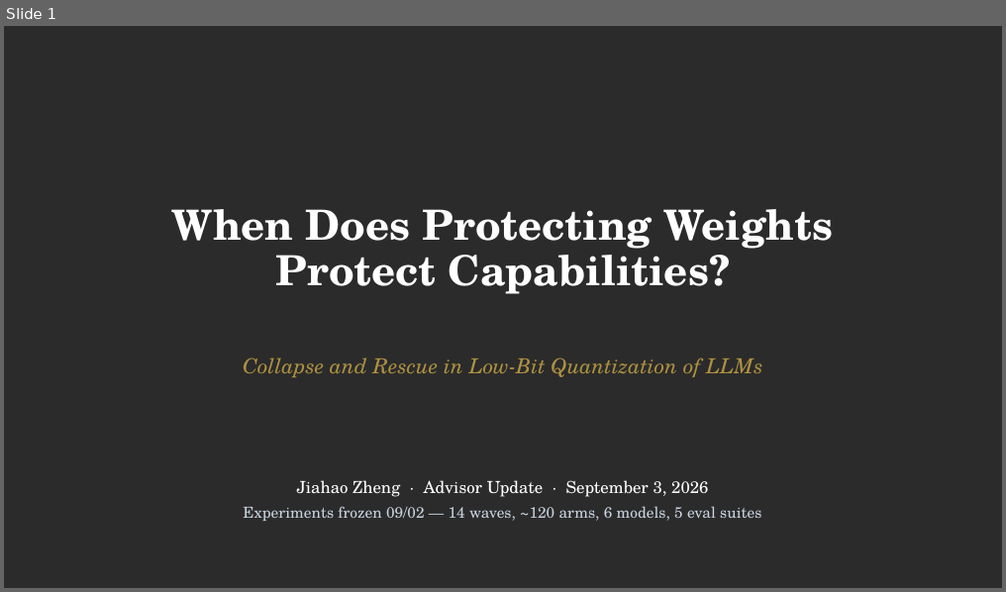
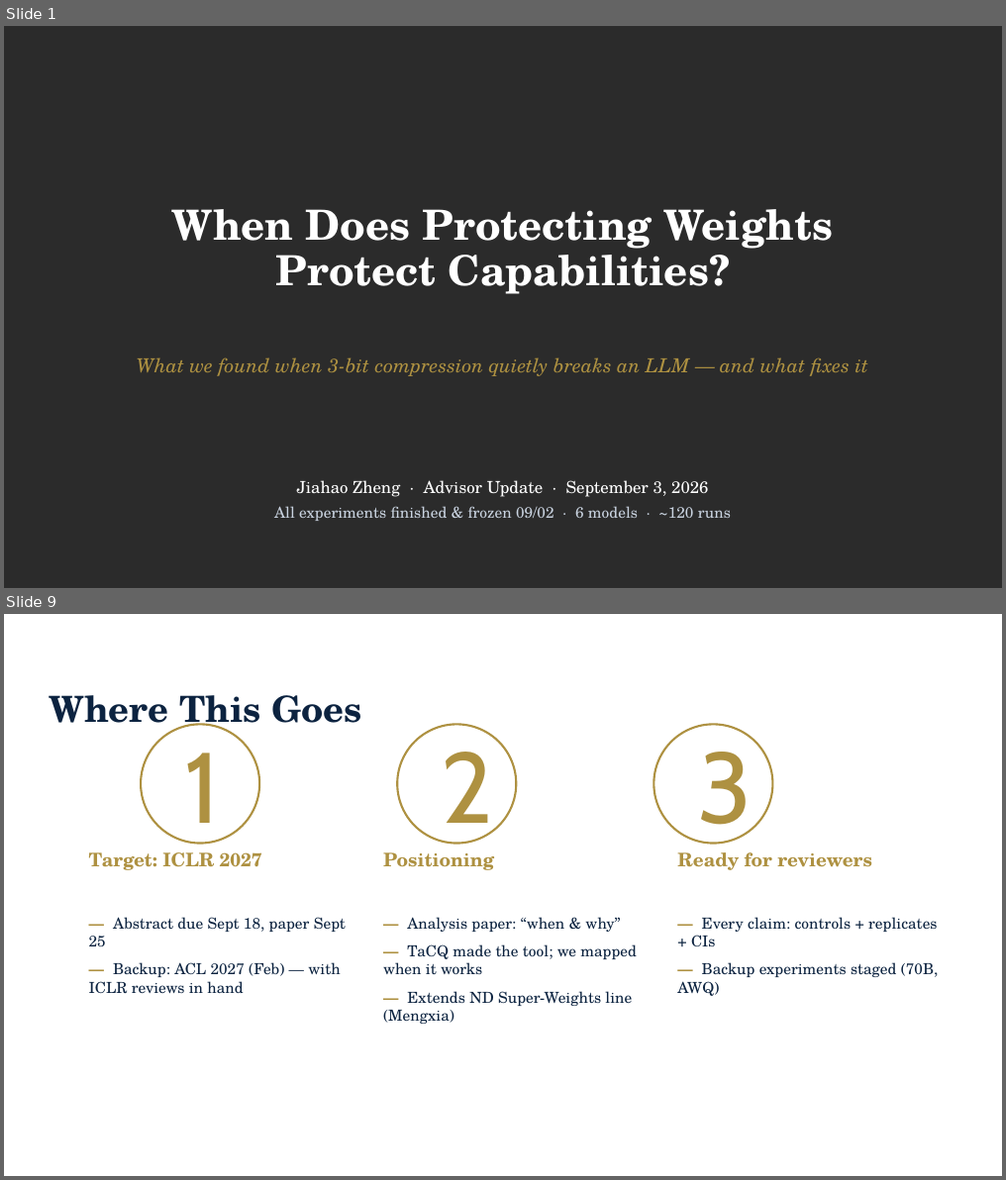
Before and after one commit to JiahaoZheng24/Instruction-Following-Attention-Head-Sensitive, a slide deck: paper/IFH_advisor_update_2026-09-03.pptx. Shown one above the other, each under a label of ours: slide 1 before the commit, slides 1 and 9 after it; the slides between them are not shown. The pictures are 1006x592 and 1006x1180 pixels, drawn with LibreOffice and Linux fonts; fonts in the diff are those of the drawing; background and template pictures are left out; a plain dark background stands for a picture behind light text. Boxes give left, top, right and bottom in pixels: in the first picture for what was removed or moved away, otherwise in the second. Text is boxed around its words. In the diff, an @@ line names an element or a change of style, - is before the commit and + after.

```diff
--- a/paper/IFH_advisor_update_2026-09-03.pptx
+++ b/paper/IFH_advisor_update_2026-09-03.pptx
@@ slide 9 added at (x1=4, y1=614, x2=1002, y2=1176), background picture (left out) @@
@@ subtitle added at (x1=46, y1=629, x2=457, y2=671), 11 pt, text #FFFFFF, bold @@
+PLAN
@@ text added at (x1=49, y1=695, x2=362, y2=734), 26 pt, text #0C2340, bold @@
+Where This Goes
@@ ellipse added at (x1=141, y1=724, x2=259, y2=843), outline #AE9141 1.5 pt @@
@@ ellipse added at (x1=397, y1=724, x2=516, y2=843), outline #AE9141 1.5 pt @@
@@ ellipse added at (x1=653, y1=724, x2=772, y2=843), outline #AE9141 1.5 pt @@
@@ text added at (x1=184, y1=753, x2=220, y2=845), 72 pt, text #AE9141 @@
+1
@@ text added at (x1=441, y1=752, x2=493, y2=845), 72 pt, text #AE9141 @@
+2
@@ text added at (x1=698, y1=740, x2=752, y2=845), 72 pt, text #AE9141 @@
+3
@@ text added at (x1=89, y1=853, x2=262, y2=870), 13.5 pt, text #AE9141, bold @@
+Target: ICLR 2027
@@ text added at (x1=383, y1=853, x2=494, y2=870), 13.5 pt, text #AE9141, bold @@
+Positioning
@@ text added at (x1=677, y1=853, x2=872, y2=870), 13.5 pt, text #AE9141, bold @@
+Ready for reviewers
@@ text added at (x1=89, y1=917, x2=346, y2=994), 11 pt, text #0C2340 @@
+— Abstract due Sept 18, paper Sept 25
+— Backup: ACL 2027 (Feb) — with ICLR reviews in hand
@@ text added at (x1=383, y1=917, x2=637, y2=1024), 11 pt, text #0C2340 @@
+— Analysis paper: “when & why”
+— TaCQ made the tool; we mapped when it works
+— Extends ND Super-Weights line (Mengxia)
@@ text added at (x1=677, y1=917, x2=939, y2=996), 11 pt, text #0C2340 @@
+— Every claim: controls + replicates + CIs
+— Backup experiments staged (70B, AWQ)
@@ slide 1 changed as well @@
@@ text at (x1=137, y1=358, x2=868, y2=376): text changed; size 15 to 14 pt @@
-Collapse and Rescue in Low-Bit Quantization of LLMs
+What we found when 3-bit compression quietly breaks an LLM — and what fixes it
@@ text at (x1=274, y1=506, x2=731, y2=521): text changed @@
-Experiments frozen 09/02 — 14 waves, ~120 arms, 6 models, 5 eval suites
+All experiments finished & frozen 09/02 · 6 models · ~120 runs
```
Also in this commit, not shown: 8 other slides added, 14 slides removed.
